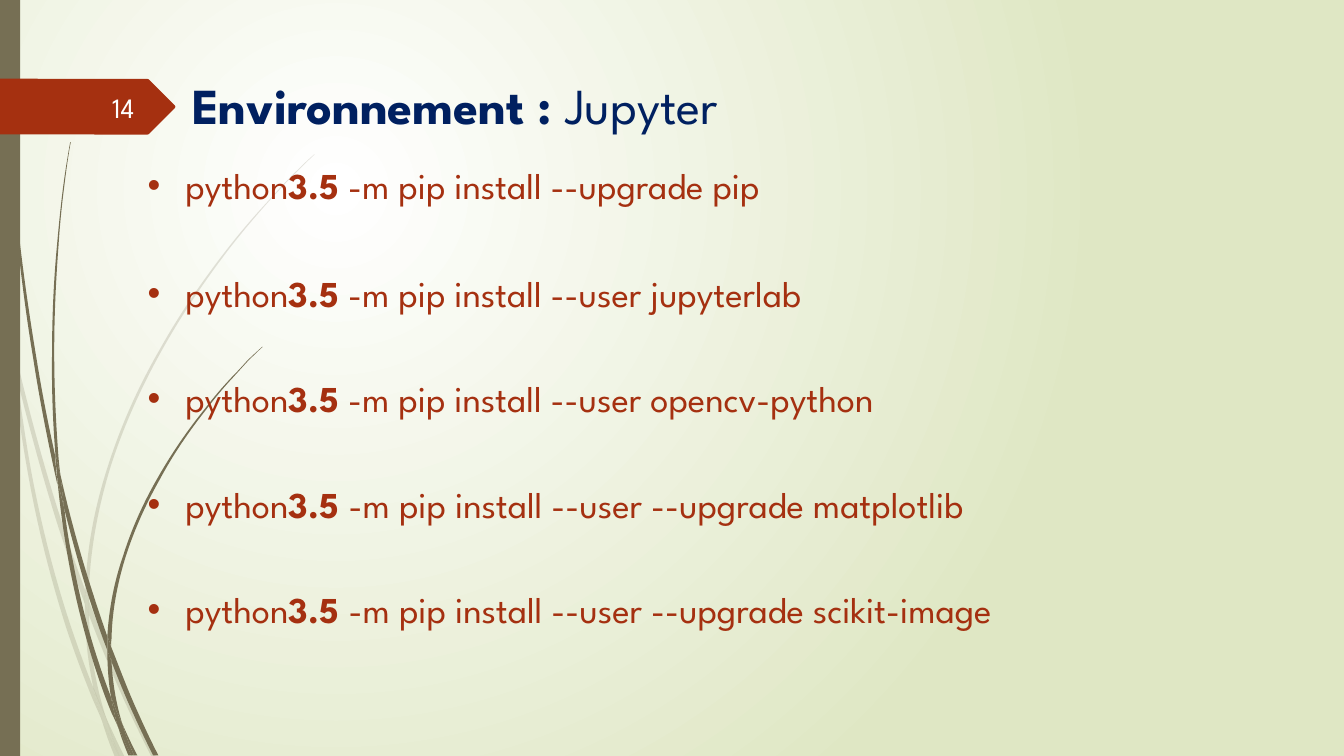
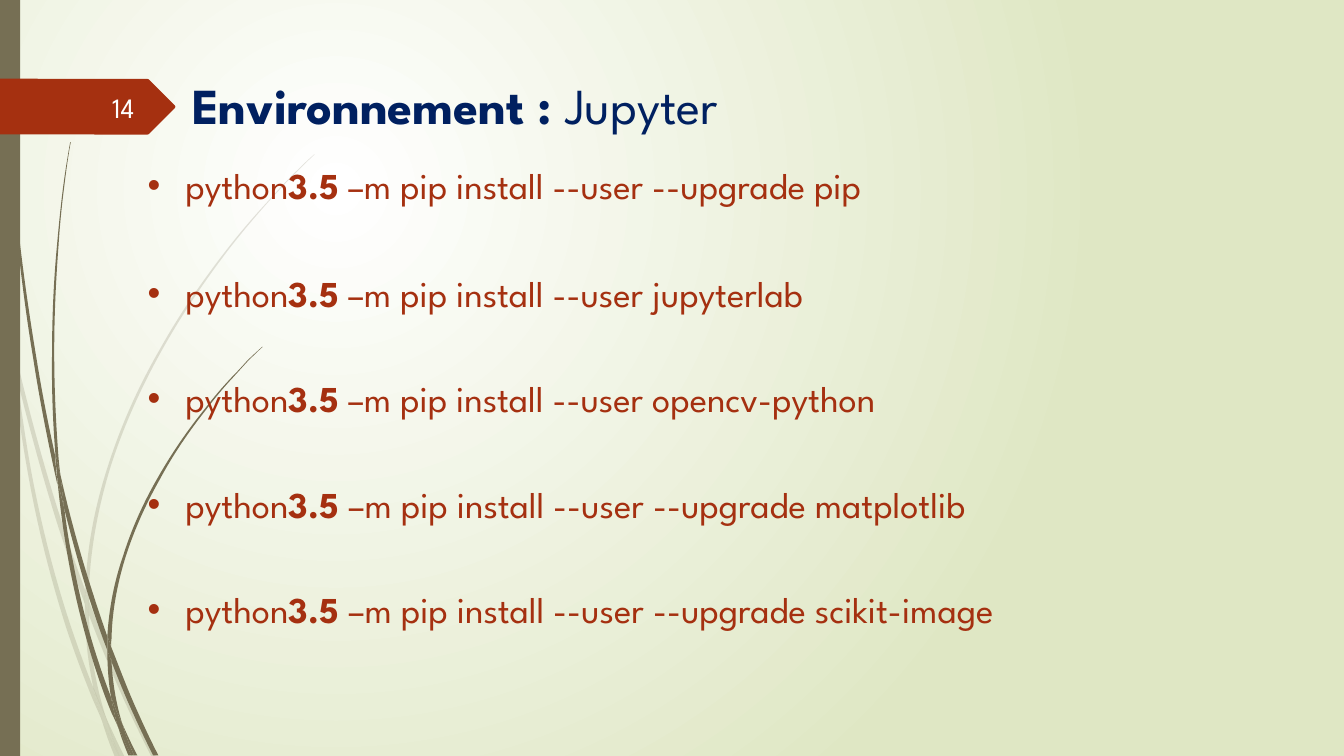
Before and after one commit to ma-riviere/IP101, a slide deck: slide 14 of Image Processing 101.pptx. Drawn at 1344x756 pixels with LibreOffice and Linux fonts; fonts in the diff are those of the drawing. Boxes give left, top, right and bottom in pixels: in the first picture for what was removed or moved away, otherwise in the second. Text is boxed around its words. In the diff, an @@ line names an element or a change of style, - is before the commit and + after.

```diff
--- a/Image Processing 101.pptx
+++ b/Image Processing 101.pptx
@@ text at (x1=185, y1=174, x2=994, y2=631): text changed @@
-• python3.5 -m pip install --upgrade pip
-• python3.5 -m pip install --user jupyterlab
-• python3.5 -m pip install --user opencv-python
-• python3.5 -m pip install --user --upgrade matplotlib
-• python3.5 -m pip install --user --upgrade scikit-image
+• python3.5 –m pip install --user --upgrade pip
+• python3.5 –m pip install --user jupyterlab
+• python3.5 –m pip install --user opencv-python
+• python3.5 –m pip install --user --upgrade matplotlib
+• python3.5 –m pip install --user --upgrade scikit-image
```
Also in this commit, not shown: 7 other slides changed, 17 other files.
